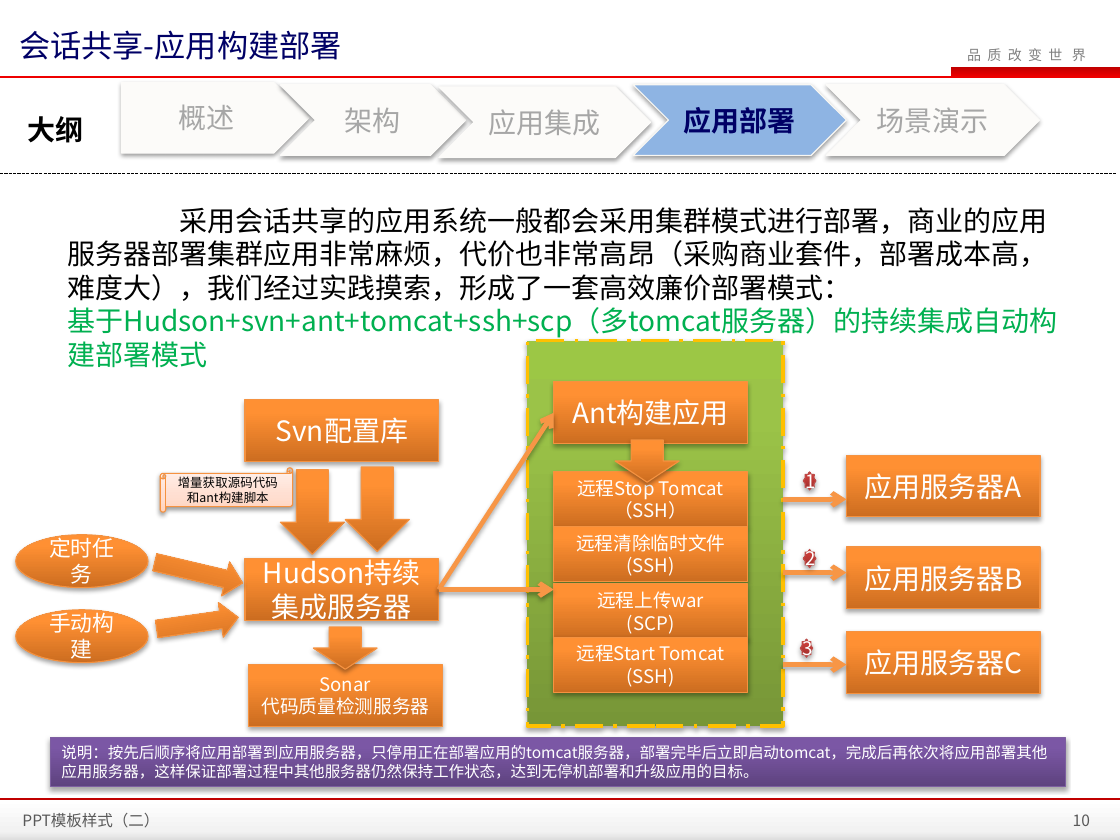
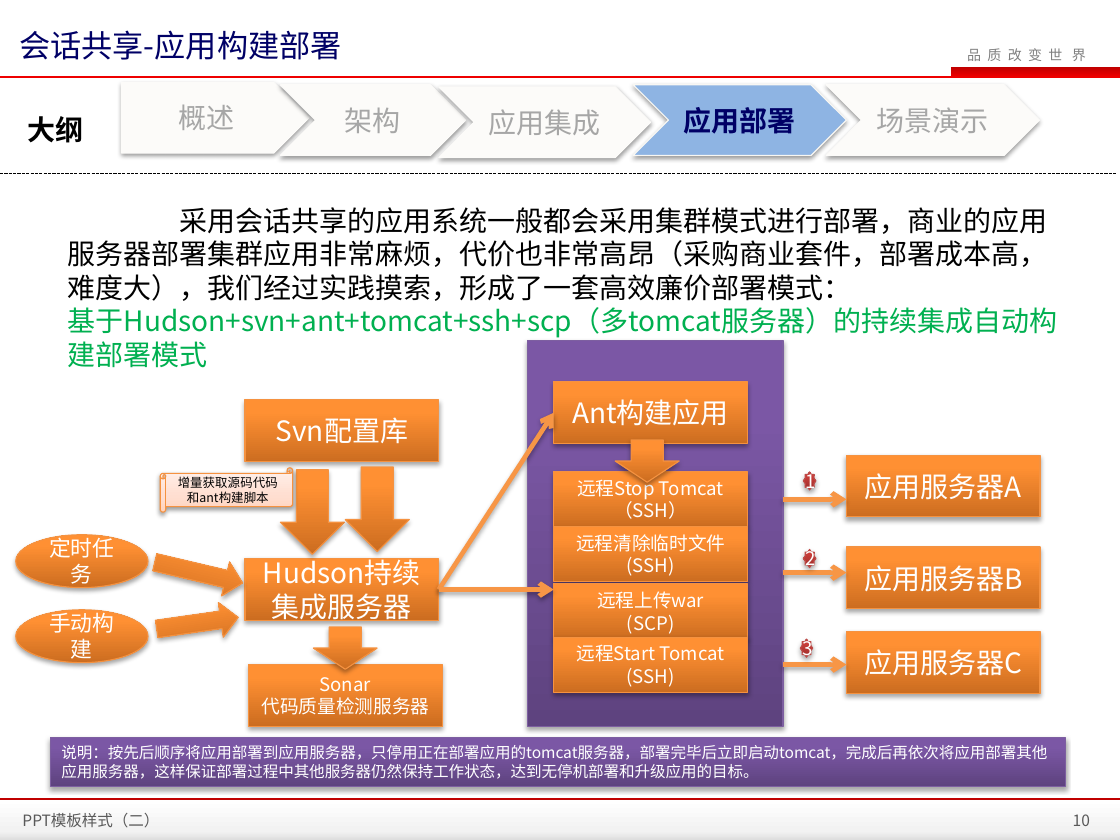
Before and after one commit to zhanght86/bboss-cms, a slide deck: slide 10 of 文档/SanyPDP平台会话共享介绍.pptx. Drawn at 1120x840 pixels with LibreOffice and Linux fonts; fonts in the diff are those of the drawing; background and template pictures are left out. Boxes give left, top, right and bottom in pixels: in the first picture for what was removed or moved away, otherwise in the second. Text is boxed around its words. In the diff, an @@ line names an element or a change of style, - is before the commit and + after.

Commit message:
完善会话共享文档

```diff
--- a/文档/SanyPDP平台会话共享介绍.pptx
+++ b/文档/SanyPDP平台会话共享介绍.pptx
@@ rectangle at (528,340,783,726): fill gradient #779737 to #9BC348 to #9DC746 to gradient #5F4480 to #7B58A6 to #7C57A8; outline #FFC000 2.25 pt dashed to #7D60A0 0.75 pt @@
```
Also in this commit, not shown: 2 other slides changed.
